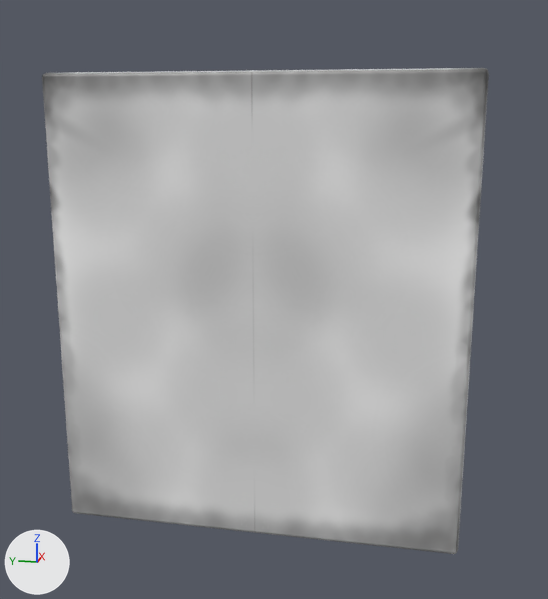
Two versions of the Blender file data/Assets/Meshes/Parts/Crate 2.blend, one commit apart.
The view is the same before and after, from a 50 mm lens placed at (-7.04, -0.93, 1.13), pointed at (-0.23, 0.44, -0.57). The axes (+X, +Y, +Z) are drawn at lower left. The lights are the same throughout.

Script lines for the objects in view, before the commit:
```python
me_cube_054 = bpy.data.meshes.new('Cube.054')
me_cube_054.from_pydata(...)  # 236 vertices, 211 faces; spans x -4.79..4.79, y -2.18..0.0, z -2.18..2.18
me_cube_054.polygons.foreach_set('use_smooth', [True] * 211)
me_cube_054.materials.append(mat_mat_box)  # picture img_tex_crate_mask
# before: 4 (-4.79, -2.18, -2.18), 5 (-4.79, -2.18, 2.18), 12 (-4.79, 0.0, -2.18), 13 (-4.79, 0.0, 2.18)
ob_box_001 = bpy.data.objects.new('Box.001', me_cube_054)
ob_box_001.location = (0.0, 0.0, 0.0)
ob_box_001.scale = (0.627, 0.551, 0.619)
_m = ob_box_001.modifiers.new('Mirror', 'MIRROR')
_m.use_axis = (False, True, False)
_m = ob_box_001.modifiers.new('Bevel', 'BEVEL')
_m.segments = 2
_m = ob_box_001.modifiers.new('WeightedNormal', 'WEIGHTED_NORMAL')
```
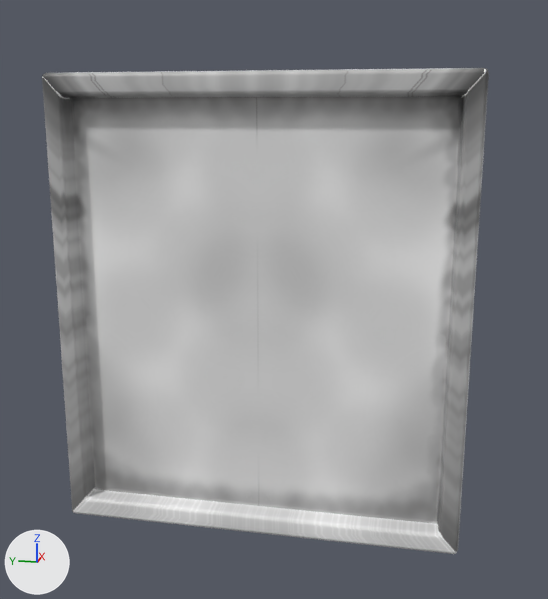
Changed parts and their boxes (x1, y1, x2, y2) in the pictures (548 x 599 px):
part 1 of me_cube_054, built on: (42, 69, 488, 554) in both

Edits to the bpy script that builds the scene:
```text
Change me_cube_054:
    used by ob_box_001; location = (0.0, 0.0, 0.0); scale = (0.627, 0.551, 0.619)
    verts and faces of me_cube_054; kept vertices keep their numbers, new ones are numbered from 236
    remove me_cube_054.from_pydata(...)  # 236 vertices, 211 faces; spans x -4.79..4.79, y -2.18..0.0, z -2.18..2.18
    add me_cube_054.from_pydata(...)  # 252 vertices, 223 faces; spans x -4.79..4.79, y -2.18..0.0, z -2.18..2.18
    me_cube_054 part 1
    add delete_faces([(4, 5, 13, 12)])
    add verts[244] = (-4.79, 0.0, -1.98)
    add verts[245] = (-4.79, -1.97, -1.98)
    add verts[246] = (-4.79, -1.97, 1.98)
    add verts[247] = (-4.79, 0.0, 1.98)
    add for new, old in zip([*range(248, 252)], [*range(244, 248)]): verts[new] = verts[old] + (0.19, 0.0, 0.0)
    add faces += [(248, 249, 250, 251), (246, 247, 251, 250), (4, 5, 246, 245), (4, 245, 244, 12), (5, 13, 247, 246), (244, 245, 249, 248)]
    add faces += [(245, 246, 250, 249)]
```
